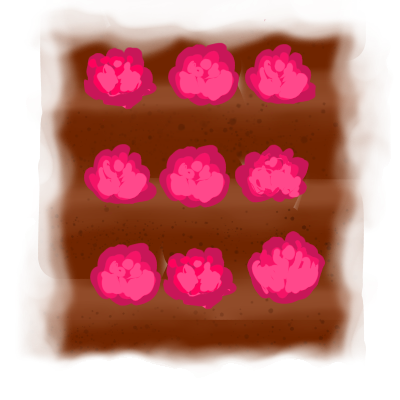
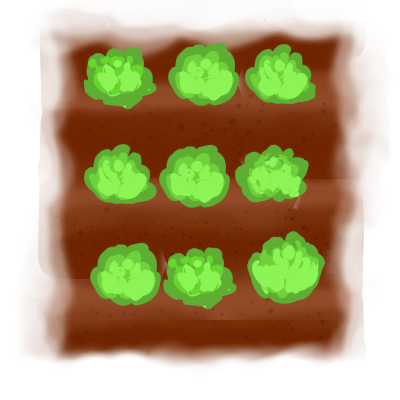
Layered file, before and after one edit (400x400). Changes by layer:
pixels changed over (80, 19, 333, 310) (layer not identified)
